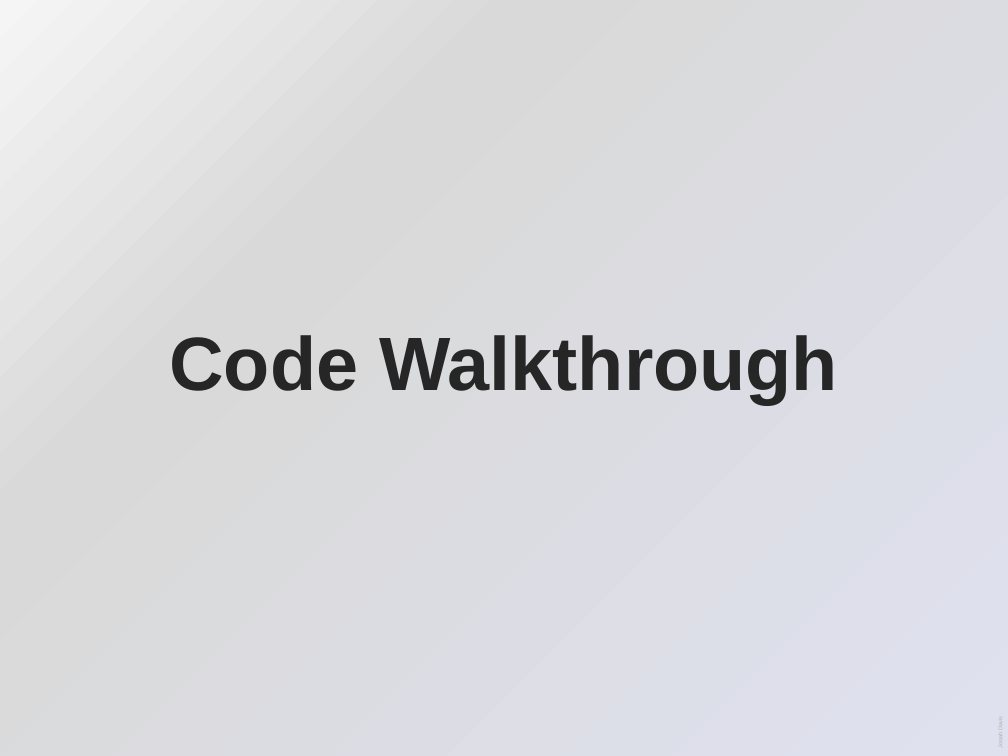
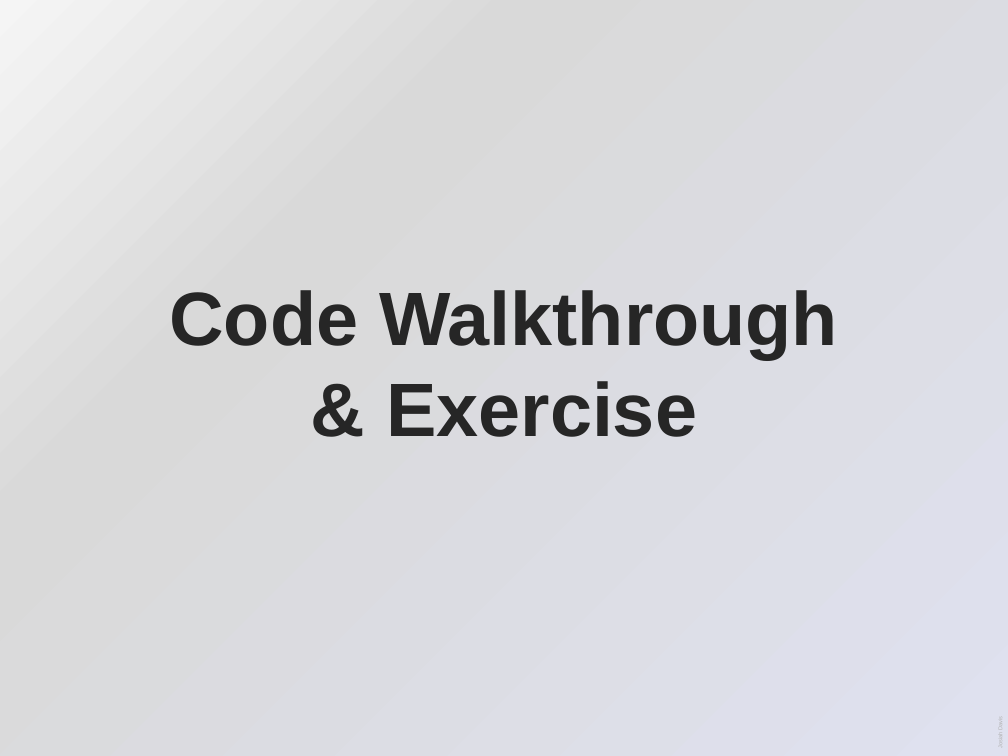
Before and after one commit to josiahdavis/python_data_analysis, a slide deck: slide 16 of python_data_analysis.pptx. Drawn at 1008x756 pixels with LibreOffice and Linux fonts; fonts in the diff are those of the drawing. Boxes give left, top, right and bottom in pixels: in the first picture for what was removed or moved away, otherwise in the second. Text is boxed around its words. In the diff, an @@ line names an element or a change of style, - is before the commit and + after.

```diff
--- a/python_data_analysis.pptx
+++ b/python_data_analysis.pptx
@@ text at [386, 381, 697, 437]: paragraph added @@
+& Exercise
```
Also in this commit, not shown: 2 other slides changed, 3 slides removed.
